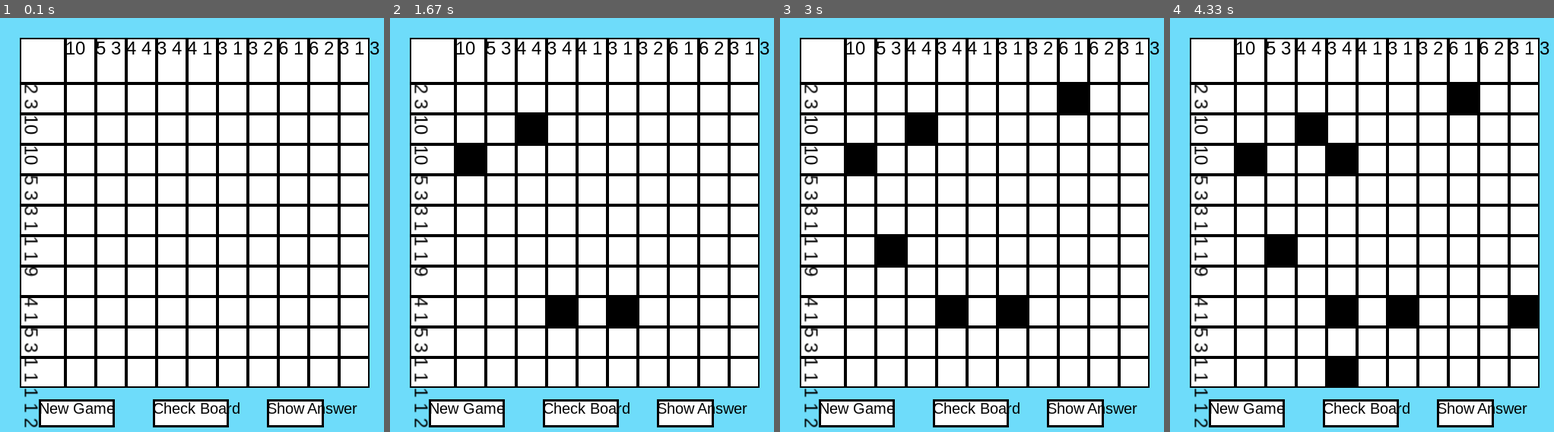
Above: before the commit, frames 1-4 (left to right).
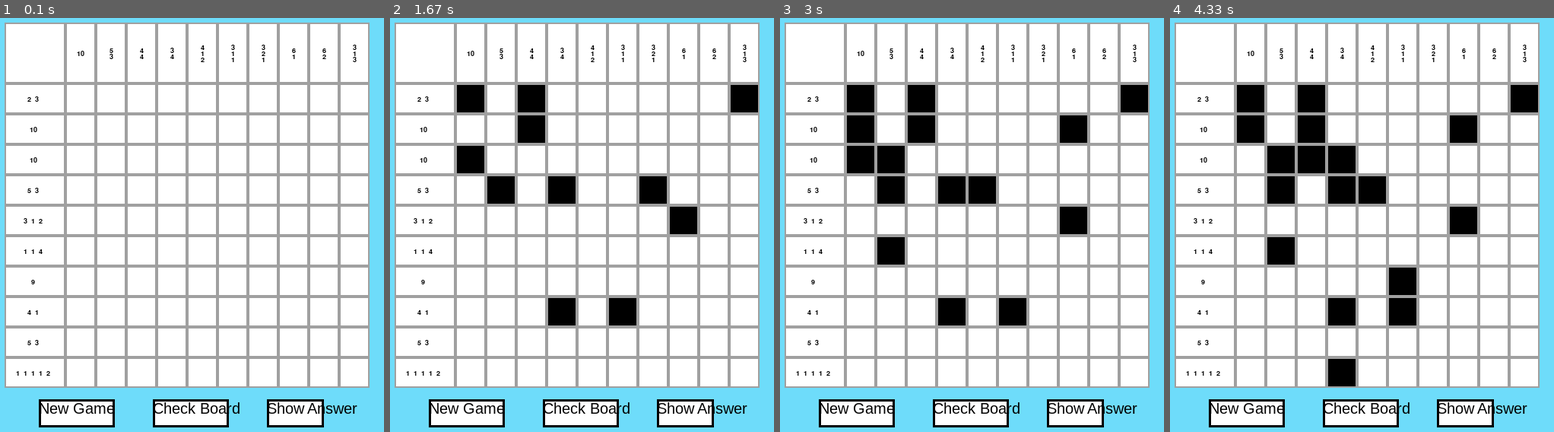
Above: after the commit, the same moments.

Repository: mgoldy925/nonogram-pygame
Game: pygame game, started from gui.py
The game is run twice, just before and just after one commit, with the same random seed, the same clock (stepped at 60 frames per second) and the same inputs.
Inputs (mouse positions are in pixels of both pictures, inside the frame that each line leads up to):
- Up to frame 1 (0.1 s): no input
- Up to frame 2 (1.67 s): press the mouse at (654, 191) at 0.37 s; move the mouse to (555, 175) at 0.47 s; release the mouse at (459, 158) at 0.6 s; press the mouse at (743, 96) at 0.7 s; move the mouse to (689, 212) at 0.8 s; release the mouse at (635, 324) at 0.93 s; press the mouse at (532, 96) at 1.03 s; move the mouse to (532, 117) at 1.13 s; release the mouse at (535, 133) at 1.27 s; press the mouse at (470, 96) at 1.37 s; move the mouse to (512, 200) at 1.47 s; release the mouse at (555, 299) at 1.6 s
- Up to frame 3 (3 s): press the mouse at (1044, 158) at 1.7 s; move the mouse to (960, 204) at 1.8 s; release the mouse at (879, 249) at 1.93 s; press the mouse at (983, 191) at 2.03 s; move the mouse to (1071, 125) at 2.13 s; release the mouse at (1163, 59) at 2.27 s; press the mouse at (891, 158) at 2.37 s; move the mouse to (864, 142) at 2.47 s; release the mouse at (841, 125) at 2.6 s; press the mouse at (1044, 191) at 2.7 s; move the mouse to (1056, 150) at 2.8 s; release the mouse at (1068, 109) at 2.93 s
- Up to frame 4 (4.33 s): press the mouse at (1312, 158) at 3.03 s; move the mouse to (1331, 262) at 3.13 s; release the mouse at (1350, 369) at 3.27 s; press the mouse at (1362, 411) at 3.37 s; move the mouse to (1327, 241) at 3.47 s; release the mouse at (1292, 71) at 3.6 s; press the mouse at (1465, 411) at 3.7 s; move the mouse to (1396, 287) at 3.8 s; release the mouse at (1331, 162) at 3.93 s; press the mouse at (1250, 158) at 4.03 s; move the mouse to (1385, 233) at 4.13 s; release the mouse at (1519, 311) at 4.27 s

The runs differ from the first frame. In frame 1, 23% of the frame differs, in the area x 1-99%, y 1-99%; in frame 2, 26%; in frame 3, 28%; in frame 4, 30%.

Commit message:
Fixed instructions, X's, and dragging
Text (except buttons) is now in Monocraft font.  X's and instructions are centered.  Instruction text is now properly spaced and can be vertical.  Boxes can now be affected by dragging the cursor.  Holding left-click on a filled in square makes it empty, and dragging will only make filled in square empty.  Holding left-click on a marked/empty square makes it filled, and dragging will only fill in marked/empty squares respectively.  Same idea for right-click with marking squares.  Added a few functions to enable to funtionality.

Diff:
--- a/gui.py
+++ b/gui.py
@@ -12,19 +12,20 @@
 BOX_MARKED = 2
 
 BLACK = (0, 0, 0)
+GRAY = (160, 160, 160)
 WHITE = (255, 255, 255)
 BACKGROUND = (110, 220, 250)
 
-BOARD_ORIGIN = BOARD_X, BOARD_Y = (50, 50)
+BOARD_ORIGIN = BOARD_X, BOARD_Y = (30, 30)
 BOX_SIZE = 40
-INSTRUCTION_SIZE = 60
+INSTRUCTION_SIZE = 80
+SPACE = 5
+VERTICAL_TEXT_OFFSET = 6
 
 BOARD_SIZE = 10
 
 
 def init_board(nonogram):
-
-
 
     box_coord = lambda n : (n > 0)*INSTRUCTION_SIZE + max(0, n-1)*BOX_SIZE
     box_width = lambda n : BOX_SIZE if n > 0 else INSTRUCTION_SIZE
@@ -48,7 +49,9 @@
     pygame.init()
     screen = pygame.display.set_mode((SCREEN_WIDTH, SCREEN_HEIGHT))
     pygame.display.set_caption("Nonogram")
-    BOARD_FONT = pygame.font.SysFont("arial", 24)
+    BOARD_FONT = pygame.font.SysFont("Monocraft", 14)
+    X_FONT = pygame.font.SysFont("Monocraft", 24)
+    X_SURF = X_FONT.render("X", True, BLACK)
     BTN_FONT = pygame.font.SysFont("arial", 20)
 
     # Initialize buttons
@@ -69,6 +72,10 @@
 
     # Game loop
     running = True
+    mouse_held_down = False
+    fill_state = None
+    is_left_mouse_btn = False
+
     while running:
 
         for event in pygame.event.get():
@@ -77,27 +84,10 @@
                 running = False
 
             # Cheeck if user clicks on something
-            elif event.type == MOUSEBUTTONUP:
+            elif event.type == MOUSEBUTTONDOWN:
                 coords = pygame.mouse.get_pos()
 
-                # Check if box is clicked
-                for i, row in enumerate([r[1:] for r in boxes[1:]]):
-                    for j, box in enumerate(row):
-                        if box.collidepoint(coords):
-                            i, j = i+1, j+1
-
-                            # If right click, make empty if already marked, other mark the box
-                            if event.button == 3:
-                                if nonogram.board[i][j] == BOX_MARKED:
-                                    nonogram.board[i][j] = BOX_EMPTY
-                                else:
-                                    nonogram.board[i][j] = BOX_MARKED
-                            # If left click, make empty if already filled, other fill the box
-                            else:
-                                if nonogram.board[i][j] == BOX_FILLED:
-                                    nonogram.board[i][j] = BOX_EMPTY
-                                else:
-                                    nonogram.board[i][j] = BOX_FILLED
+                mouse_held_down, is_left_mouse_btn = True, event.button != 3
 
                 # Check if button is clicked
                 for button, name in buttons:
@@ -114,6 +104,7 @@
                         elif name == "Show Answer":
                             screen.fill(WHITE)
                             nonogram, boxes = init_board(nonogram)
+
                             for row, val_row in zip(boxes, nonogram.answer):
                                 for box, value in zip(row, val_row):
 
@@ -128,31 +119,40 @@
 
                                     pygame.draw.rect(screen, BLACK, box, 2)
 
+            elif event.type == MOUSEBUTTONUP:
+                mouse_held_down, fill_state = False, None
+
+        # Fill square if mouse is held down
+        if mouse_held_down:
+            fill_state = fill_box(nonogram, boxes, is_left_mouse_btn, fill_state)
+
         # Draw background
         screen.fill(BACKGROUND)
 
         # Draw board
         for row, val_row in zip(boxes, nonogram.board):
             for box, value in zip(row, val_row):
+
                 # Empty boxes are white
                 if value == BOX_EMPTY:
                     pygame.draw.rect(screen, WHITE, box)
                 # Marked boxes have an X
                 elif value == BOX_MARKED:
                     pygame.draw.rect(screen, WHITE, box)
-                    screen.blit(BOARD_FONT.render("X", True, BLACK), box)
+                    screen.blit(X_SURF, center(X_SURF, box))
                 # Filled boxes are black
                 elif value == BOX_FILLED:
                     pygame.draw.rect(screen, BLACK, box)
+
                 # Instructions
                 else:
                     pygame.draw.rect(screen, WHITE, box)
-                    sep = " " # if box.width == INSTRUCTION_SIZE else "\n"
-                    tmp = BOARD_FONT.render(sep.join(str(n) for n in value), True, BLACK)
-                    tmp = pygame.transform.rotozoom(tmp, 270, 1) if box.width == INSTRUCTION_SIZE else tmp
-                    screen.blit(tmp, box)
+                    is_vert = box.width != INSTRUCTION_SIZE
+                    ins_surf = instruction_surf(value, is_vert, BOARD_FONT)
+                    screen.blit(ins_surf, center(ins_surf, box))
+
                 # Draw outline
-                pygame.draw.rect(screen, BLACK, box, 2)
+                pygame.draw.rect(screen, GRAY, box, 2)
 
         # Draw buttons
         for button, name in buttons:
@@ -167,5 +167,100 @@
     sys.exit(0)
 
 
+# Fill state represents initial box type clicked
+# So, if user clicks and drags on filled box, only filled boxes are affected in drag
+def fill_box(nonogram, boxes, left_mouse_clicked, fill_state):
+    coords = pygame.mouse.get_pos()
+
+    # Check if box is clicked
+    for ii, row in enumerate([r[1:] for r in boxes[1:]]):
+        for jj, box in enumerate(row):
+            i, j = ii+1, jj+1
+            cur_box = nonogram.board[i][j]
+
+            # Only fill if clicking on box of same type as originally clicked
+            if box.collidepoint(coords) and (fill_state == cur_box or fill_state is None):
+                fill_state = cur_box
+
+                if left_mouse_clicked:
+                    nonogram.board[i][j] = BOX_EMPTY if cur_box == BOX_FILLED else BOX_FILLED
+                else:
+                    nonogram.board[i][j] = BOX_EMPTY if cur_box == BOX_MARKED else BOX_MARKED
+
+                # # xnor = lambda box : (cur_box != box) == (fill_state != box)
+                # cur_filled, state_filled = cur_box == BOX_FILLED, fill_state == BOX_FILLED
+                # cur_marked, state_marked = cur_box == BOX_MARKED, fill_state == BOX_MARKED
+
+                # if left_mouse_clicked and cur_filled == state_filled:
+                #     nonogram.board[i][j] = BOX_EMPTY if cur_filled else BOX_FILLED
+                # elif not left_mouse_clicked and cur_marked == state_marked:
+                #     nonogram.board[i][j] = BOX_EMPTY if cur_marked else BOX_MARKED
+
+                #     # Make filled boxes empty if started clicking a filled box
+                #     if cur_box == BOX_FILLED and fill_state == BOX_FILLED:
+                #         nonogram.board[i][j] = BOX_EMPTY
+                #     # If didn't start clicking a filled box, fill non-filled boxes
+                #     elif cur_box != BOX_FILLED and fill_state != BOX_FILLED:
+                #         nonogram.board[i][j] = BOX_FILLED
+
+                # elif cur_box != BOX_MARKED:
+                #     # Make marked boxes empty if started clicking a marked box
+                #     if cur_box == BOX_MARKED:
+                #         nonogram.board[i][j] = BOX_EMPTY
+                #     # If didn't start clicking a marked box, mark non-marked boxes
+                #     else:
+                #         nonogram.board[i][j] = BOX_MARKED
+
+                break
+
+    return fill_state
+
+
+def center(surf, rect):
+    # Need to return (centerx - surf_width//2, centery - surf_height // 2)
+    # However, we need to ensure this doesn't go out of the bounds of the rect
+    # So, we cap it by taking the max of the two
+
+    new_dims = []
+    for center, surf_dim, rect_pos in zip(rect.center, surf.get_size(), rect.topleft):
+        new_dims.append(max(center - surf_dim // 2, rect_pos))
+    return new_dims
+
+
+def instruction_surf(instruction, is_vert, BOARD_FONT):
+    surfs, rects = [], []
+
+    # Create surf and rect for each number in instruction
+    for n in instruction:
+        surf = BOARD_FONT.render(str(n), True, BLACK)
+        rect = surf.get_rect()
+        # Add padding to the rect
+        # Also, text already has some vertical padding (?), so get rid of it
+        rect = rect.inflate(SPACE*(not is_vert), (SPACE - VERTICAL_TEXT_OFFSET)*(is_vert))
+
+        surfs.append(surf)
+        rects.append(rect)
+
+    # Create parent surface for numbers in instruction
+    # If vertical, need height to be sum of heights and vice versa
+    # Note that we assume rects is nonempty bc empty instructions are not allowed
+    if is_vert:
+        w, h = max(rect.width for rect in rects), sum(rect.height for rect in rects)
+    else:
+        w, h = sum(rect.width for rect in rects), max(rect.height for rect in rects)
+    parent_surf = pygame.Surface((w, h))
+    parent_surf.fill(WHITE)
+
+    # Blit each letter onto the parent surf
+    x, y = 0, 0
+    for surf, rect in zip(surfs, rects):
+        parent_surf.blit(surf, (x, y))
+        # Increment x if text is horizontal, increment y if text is vertical
+        x += (rect.width)*(not is_vert)
+        y += (rect.height)*(is_vert)
+
+    return parent_surf
+
+
 if __name__ == "__main__":
     main()
--- a/nonogram.py
+++ b/nonogram.py
@@ -24,7 +24,7 @@
             if count != 0:
                 newRow.append(count)
                 count = 0
-            self.board[i+1][0] = newRow
+            self.board[i+1][0] = newRow if newRow else [0]
 
         for i in range (0, self.size):
             newCol = []
@@ -37,7 +37,7 @@
             if count != 0:
                 newCol.append(count)
                 count = 0
-            self.board[0][i+1] = newCol
+            self.board[0][i+1] = newCol if newCol else [0]
 
     def check_board(self):
 
